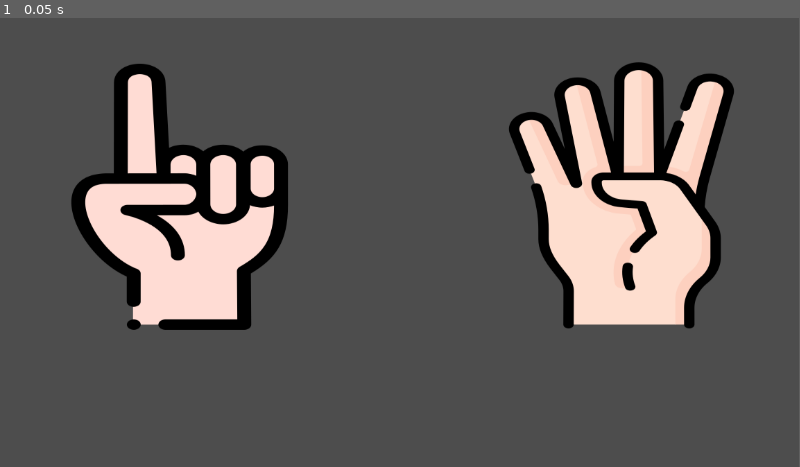
Above: before the commit, frame 1.
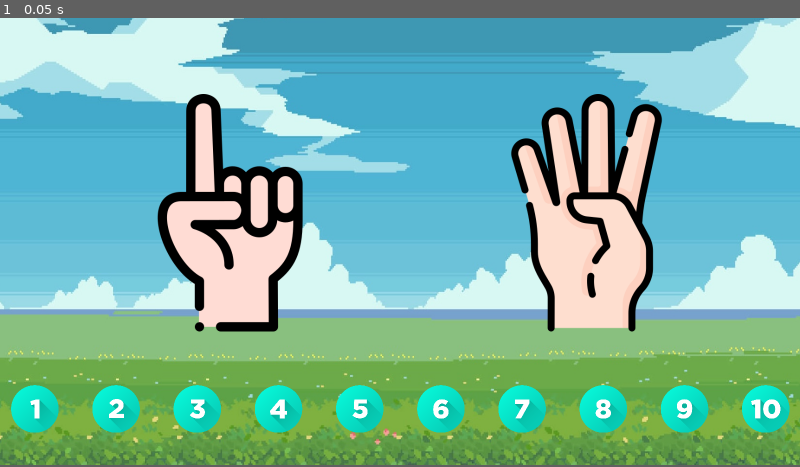
Above: after the commit, the same moment.

Repository: SZelaya1/Nomnom
Game: Godot game, scene res://hand-gesture.tscn
Same seed, same stepped clock (60 frames per second), same inputs: the game is played once before the commit and once after it.
Inputs:
- Up to frame 1 (0.05 s): no input
In our replay, the window is 799x449 before the commit and 800x447 after it. These sizes can differ from the game's own. Grey fills any space a smaller window leaves; there, only what the larger window draws over its background counts as a difference.

The runs differ from the first frame. In frame 1, 94% of the frame differs, in the area x 0-100%, y 0-100%.

Commit message:
Get the player answer with the click event

Diff:
--- /dev/null
+++ b/Image/icon.svg
@@ -0,0 +1 @@
+<svg xmlns="http://www.w3.org/2000/svg" width="128" height="128"><rect width="124" height="124" x="2" y="2" fill="#363d52" stroke="#212532" stroke-width="4" rx="14"/><g fill="#fff" transform="translate(12.322 12.322)scale(.101)"><path d="M105 673v33q407 354 814 0v-33z"/><path fill="#478cbf" d="m105 673 152 14q12 1 15 14l4 67 132 10 8-61q2-11 15-15h162q13 4 15 15l8 61 132-10 4-67q3-13 15-14l152-14V427q30-39 56-81-35-59-83-108-43 20-82 47-40-37-88-64 7-51 8-102-59-28-123-42-26 43-46 89-49-7-98 0-20-46-46-89-64 14-123 42 1 51 8 102-48 27-88 64-39-27-82-47-48 49-83 108 26 42 56 81zm0 33v39c0 276 813 276 814 0v-39l-134 12-5 69q-2 10-14 13l-162 11q-12 0-16-11l-10-65H446l-10 65q-4 11-16 11l-162-11q-12-3-14-13l-5-69z"/><path d="M483 600c0 34 58 34 58 0v-86c0-34-58-34-58 0z"/><circle cx="725" cy="526" r="90"/><circle cx="299" cy="526" r="90"/></g><g fill="#414042" transform="translate(12.322 12.322)scale(.101)"><circle cx="307" cy="532" r="60"/><circle cx="717" cy="532" r="60"/></g></svg>
--- a/Scripts/hand_gesture.gd
+++ b/Scripts/hand_gesture.gd
@@ -1,4 +1,6 @@
 extends Node2D
+
+var rightAnswer = 0 # Global variable to store the correct answer
 
 # Function to get a random rumber between 1 to 5
 func _randomNumber():
@@ -6,6 +8,7 @@
 	print(random)
 	return random
 
+# Function to load hand gesture images based on the side (right or left)
 func _loadGestureImage(random, isLeft):
 	var handTexture : Texture2D
 	match random:
@@ -28,11 +31,19 @@
 		$RightHand.scale.x = -1
 
 
+# This function will get the cliked Sprite value and compare it with the answer of the player
+func _on_button_pressed(clickedNumber):
+	if (rightAnswer == clickedNumber) :
+		print("So smart")
+	else:
+		print("Dumb")
+
+
 # Called when the node enters the scene tree for the first time.
 func _ready() -> void:
-	_loadGestureImage(_randomNumber(), true)
-	_loadGestureImage(_randomNumber(), false)
+	var random1 = _randomNumber()
+	var random2 = _randomNumber()
+	_loadGestureImage(random1, true)
+	_loadGestureImage(random2, false)
 
-# Called every frame. 'delta' is the elapsed time since the previous frame.
-func _process(delta: float) -> void:
-	pass
+	rightAnswer = random1 + random2
--- /dev/null
+++ b/eight.gd
@@ -0,0 +1,6 @@
+extends Sprite2D
+
+func _input(event):
+	if event is InputEventMouseButton and event.pressed and event.button_index == MOUSE_BUTTON_LEFT:
+			if get_rect().has_point(to_local(event.position)):
+				get_parent()._on_button_pressed(8)
--- /dev/null
+++ b/five.gd
@@ -0,0 +1,6 @@
+extends Sprite2D
+
+func _input(event):
+	if event is InputEventMouseButton and event.pressed and event.button_index == MOUSE_BUTTON_LEFT:
+			if get_rect().has_point(to_local(event.position)):
+				get_parent()._on_button_pressed(5)
--- /dev/null
+++ b/four.gd
@@ -0,0 +1,6 @@
+extends Sprite2D
+
+func _input(event):
+	if event is InputEventMouseButton and event.pressed and event.button_index == MOUSE_BUTTON_LEFT:
+			if get_rect().has_point(to_local(event.position)):
+				get_parent()._on_button_pressed(4)
--- a/hand-gesture.tscn
+++ b/hand-gesture.tscn
@@ -1,18 +1,104 @@
-[gd_scene load_steps=4 format=3 uid="uid://jwrhnq2glm0i"]
+[gd_scene load_steps=25 format=3 uid="uid://jwrhnq2glm0i"]
 
 [ext_resource type="Script" uid="uid://b2rl0mm4o18k4" path="res://Scripts/hand_gesture.gd" id="1_ldpp1"]
 [ext_resource type="Texture2D" uid="uid://bemd4qq1kfawd" path="res://Assets/HandGestures/One_Hand.png" id="1_rwwqq"]
+[ext_resource type="Texture2D" uid="uid://cgxsw0i0665x8" path="res://Assets/Background.jpg" id="2_2ynpi"]
 [ext_resource type="Texture2D" uid="uid://tst3fcv0yyvi" path="res://Assets/HandGestures/Three_Hand.png" id="2_ldpp1"]
+[ext_resource type="Texture2D" uid="uid://371ugy2ayml8" path="res://Assets/NumberButtons/einer.png" id="5_0bs6d"]
+[ext_resource type="Texture2D" uid="uid://cc0hdlqltmis5" path="res://Assets/NumberButtons/zwei.png" id="6_gfp6j"]
+[ext_resource type="Script" uid="uid://dph1dseuud4wr" path="res://one.gd" id="6_yt0gq"]
+[ext_resource type="Texture2D" uid="uid://dmnwt4b17lftk" path="res://Assets/NumberButtons/drei.png" id="7_yt0gq"]
+[ext_resource type="Texture2D" uid="uid://bmys7utbr4jfi" path="res://Assets/NumberButtons/vier.png" id="8_hw6yd"]
+[ext_resource type="Script" uid="uid://bp6tj55fdu3dm" path="res://two.gd" id="8_xlvun"]
+[ext_resource type="Texture2D" uid="uid://bxp8oqmu01sr8" path="res://Assets/NumberButtons/funf.png" id="9_y14u1"]
+[ext_resource type="Script" uid="uid://bbf6f2ab8h3mc" path="res://three.gd" id="10_ecv7b"]
+[ext_resource type="Texture2D" uid="uid://puply5lsm6nq" path="res://Assets/NumberButtons/sechs.png" id="10_rjaib"]
+[ext_resource type="Texture2D" uid="uid://ck3sluw0rfo3q" path="res://Assets/NumberButtons/sieben.png" id="11_scj4r"]
+[ext_resource type="Texture2D" uid="uid://p3f5vqy6xh36" path="res://Assets/NumberButtons/acht.png" id="12_hkdaj"]
+[ext_resource type="Script" uid="uid://5i8oqid0njyq" path="res://four.gd" id="12_l8dve"]
+[ext_resource type="Texture2D" uid="uid://bg4qmxbvfst4c" path="res://Assets/NumberButtons/neun.png" id="13_1mard"]
+[ext_resource type="Script" uid="uid://dse08s125o7c3" path="res://five.gd" id="14_7upnk"]
+[ext_resource type="Texture2D" uid="uid://bbxn1ntnp856v" path="res://Assets/NumberButtons/zehn.png" id="14_j40oe"]
+[ext_resource type="Script" uid="uid://c4yer5dwjuqfi" path="res://six.gd" id="16_svndl"]
+[ext_resource type="Script" uid="uid://c2py40tvefs1y" path="res://seven.gd" id="18_t3pt1"]
+[ext_resource type="Script" uid="uid://biyrq01v87hq" path="res://eight.gd" id="20_x1f5h"]
+[ext_resource type="Script" uid="uid://dlttxvvgtbgcp" path="res://nine.gd" id="22_xn6cv"]
+[ext_resource type="Script" uid="uid://dsq88bdqxelt0" path="res://ten.gd" id="24_o4asw"]
 
 [node name="HandGestureScene" type="Node2D"]
 script = ExtResource("1_ldpp1")
 
+[node name="TextureRect" type="TextureRect" parent="."]
+offset_left = -33.0
+offset_top = -110.0
+offset_right = 1767.0
+offset_bottom = 1090.0
+texture = ExtResource("2_2ynpi")
+
 [node name="LeftHand" type="Sprite2D" parent="."]
-position = Vector2(259, 258)
-scale = Vector2(0.75, 0.75)
+position = Vector2(496, 420)
 texture = ExtResource("1_rwwqq")
 
 [node name="RightHand" type="Sprite2D" parent="."]
-position = Vector2(896, 256)
-scale = Vector2(0.75, 0.75)
+position = Vector2(1264, 420)
 texture = ExtResource("2_ldpp1")
+
+[node name="One" type="Sprite2D" parent="."]
+position = Vector2(75.2, 843.2)
+scale = Vector2(0.2, 0.2)
+texture = ExtResource("5_0bs6d")
+script = ExtResource("6_yt0gq")
+
+[node name="Two" type="Sprite2D" parent="."]
+position = Vector2(250.2, 843.2)
+scale = Vector2(0.2, 0.2)
+texture = ExtResource("6_gfp6j")
+script = ExtResource("8_xlvun")
+
+[node name="Three" type="Sprite2D" parent="."]
+position = Vector2(425.2, 843.2)
+scale = Vector2(0.2, 0.2)
+texture = ExtResource("7_yt0gq")
+script = ExtResource("10_ecv7b")
+
+[node name="Four" type="Sprite2D" parent="."]
+position = Vector2(600.2, 843.2)
+scale = Vector2(0.2, 0.2)
+texture = ExtResource("8_hw6yd")
+script = ExtResource("12_l8dve")
+
+[node name="Five" type="Sprite2D" parent="."]
+position = Vector2(775.2, 843.2)
+scale = Vector2(0.2, 0.2)
+texture = ExtResource("9_y14u1")
+script = ExtResource("14_7upnk")
+
+[node name="Six" type="Sprite2D" parent="."]
+position = Vector2(950.2, 843.2)
+scale = Vector2(0.2, 0.2)
+texture = ExtResource("10_rjaib")
+script = ExtResource("16_svndl")
+
+[node name="Seven" type="Sprite2D" parent="."]
+position = Vector2(1125.2, 843.2)
+scale = Vector2(0.2, 0.2)
+texture = ExtResource("11_scj4r")
+script = ExtResource("18_t3pt1")
+
+[node name="Eight" type="Sprite2D" parent="."]
+position = Vector2(1300.2, 843.2)
+scale = Vector2(0.2, 0.2)
+texture = ExtResource("12_hkdaj")
+script = ExtResource("20_x1f5h")
+
+[node name="Nine" type="Sprite2D" parent="."]
+position = Vector2(1475.2, 843.2)
+scale = Vector2(0.2, 0.2)
+texture = ExtResource("13_1mard")
+script = ExtResource("22_xn6cv")
+
+[node name="Ten" type="Sprite2D" parent="."]
+position = Vector2(1650.2, 843.2)
+scale = Vector2(0.2, 0.2)
+texture = ExtResource("14_j40oe")
+script = ExtResource("24_o4asw")
--- /dev/null
+++ b/nine.gd
@@ -0,0 +1,6 @@
+extends Sprite2D
+
+func _input(event):
+	if event is InputEventMouseButton and event.pressed and event.button_index == MOUSE_BUTTON_LEFT:
+			if get_rect().has_point(to_local(event.position)):
+				get_parent()._on_button_pressed(9)
--- /dev/null
+++ b/one.gd
@@ -0,0 +1,6 @@
+extends Sprite2D
+
+func _input(event):
+	if event is InputEventMouseButton and event.pressed and event.button_index == MOUSE_BUTTON_LEFT:
+			if get_rect().has_point(to_local(event.position)):
+				get_parent()._on_button_pressed(1)
--- a/project.godot
+++ b/project.godot
@@ -14,3 +14,16 @@
 run/main_scene="uid://jwrhnq2glm0i"
 config/features=PackedStringArray("4.4", "Forward Plus")
 config/icon="res://icon.svg"
+
+[display]
+
+window/size/viewport_width=1724
+window/size/viewport_height=964
+
+[input]
+
+BUTTON_LEFT={
+"deadzone": 0.2,
+"events": [Object(InputEventMouseButton,"resource_local_to_scene":false,"resource_name":"","device":-1,"window_id":0,"alt_pressed":false,"shift_pressed":false,"ctrl_pressed":false,"meta_pressed":false,"button_mask":0,"position":Vector2(0, 0),"global_position":Vector2(0, 0),"factor":1.0,"button_index":1,"canceled":false,"pressed":false,"double_click":false,"script":null)
+]
+}
--- /dev/null
+++ b/seven.gd
@@ -0,0 +1,6 @@
+extends Sprite2D
+
+func _input(event):
+	if event is InputEventMouseButton and event.pressed and event.button_index == MOUSE_BUTTON_LEFT:
+			if get_rect().has_point(to_local(event.position)):
+				get_parent()._on_button_pressed(7)
--- /dev/null
+++ b/six.gd
@@ -0,0 +1,6 @@
+extends Sprite2D
+
+func _input(event):
+	if event is InputEventMouseButton and event.pressed and event.button_index == MOUSE_BUTTON_LEFT:
+			if get_rect().has_point(to_local(event.position)):
+				get_parent()._on_button_pressed(6)
--- /dev/null
+++ b/ten.gd
@@ -0,0 +1,6 @@
+extends Sprite2D
+
+func _input(event):
+	if event is InputEventMouseButton and event.pressed and event.button_index == MOUSE_BUTTON_LEFT:
+			if get_rect().has_point(to_local(event.position)):
+				get_parent()._on_button_pressed(10)
--- /dev/null
+++ b/three.gd
@@ -0,0 +1,6 @@
+extends Sprite2D
+
+func _input(event):
+	if event is InputEventMouseButton and event.pressed and event.button_index == MOUSE_BUTTON_LEFT:
+			if get_rect().has_point(to_local(event.position)):
+				get_parent()._on_button_pressed(3)
--- /dev/null
+++ b/two.gd
@@ -0,0 +1,6 @@
+extends Sprite2D
+
+func _input(event):
+	if event is InputEventMouseButton and event.pressed and event.button_index == MOUSE_BUTTON_LEFT:
+			if get_rect().has_point(to_local(event.position)):
+				get_parent()._on_button_pressed(2)
Binary file added: Assets/Background.jpg
Not shown, added: Assets/Background.jpg.import
Binary file added: Assets/NumberButtons/acht.png
Not shown, added: Assets/NumberButtons/acht.png.import
Binary file added: Assets/NumberButtons/drei.png
Not shown, added: Assets/NumberButtons/drei.png.import
Binary file added: Assets/NumberButtons/einer.png
Not shown, added: Assets/NumberButtons/einer.png.import
Binary file added: Assets/NumberButtons/funf.png
Not shown, added: Assets/NumberButtons/funf.png.import
Binary file added: Assets/NumberButtons/neun.png
Not shown, added: Assets/NumberButtons/neun.png.import
(and 81 more such lines)
